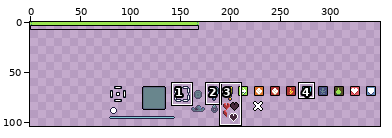
File history of a pixel-art file, android/assets/ase/ui.ase. The picture above shows the old version from afar; the outline marks the close-up.
Close-up. Before:
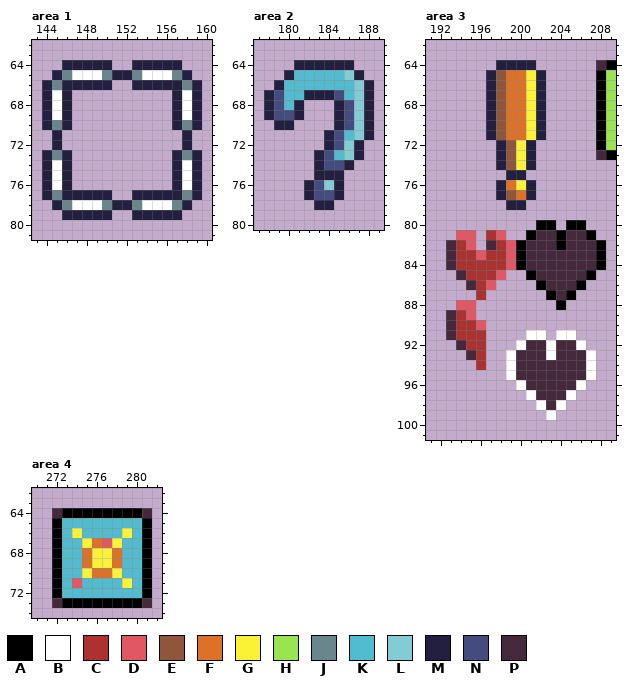
512x256 pixels, 1 frame. Shown: area 1: x 143..160, y 62..81; area 2: x 177..189, y 62..80; area 3: x 191..209, y 62..101; area 4: x 270..282, y 62..74. The wide view leaves out empty margins. The commit also changed other parts of the picture, which this record leaves out.
Palette (. is transparent): A #000000  B #ffffff  C #ac3232  D #e15763  E #8f563b  F #df7126  G #fbf236  H #99e550  J #69868d  K #51bbd0  L #84ccd5  M #221f41  N #444b7e  P #45283c
After:
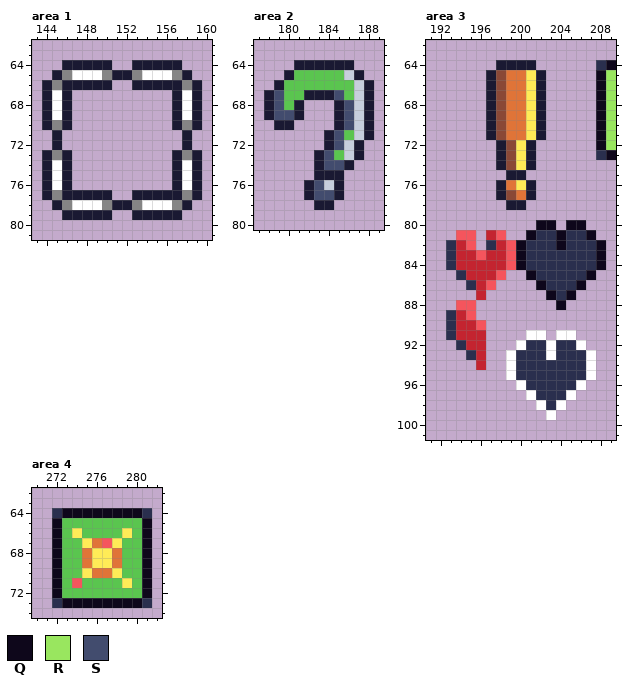
Colours new in this view: Q #0e071b  R #99e65f  S #424c6e
The edit:
{"colour":"C","old":"#ac3232","new":"#c42430"}
{"colour":"D","old":"#e15763","new":"#f5555d"}
{"colour":"E","old":"#8f563b","new":"#8a4836"}
{"colour":"F","old":"#df7126","new":"#e07438"}
{"colour":"G","old":"#fbf236","new":"#ffeb57"}
{"colour":"J","old":"#69868d","new":"#858585"}
{"colour":"K","old":"#51bbd0","new":"#5ac54f"}
{"colour":"L","old":"#84ccd5","new":"#c7cfdd"}
{"colour":"M","old":"#221f41","new":"#1a1932"}
{"colour":"P","old":"#45283c","new":"#2a2f4e"}
{"where": "area 2, layer \"ui/utils/hide sign\""}
{"y":67,"x":179,"old":"N","new":"S"}
{"y":67,"x":185,"old":"N","new":"S"}
{"y":68,"x":179,"old":"N","new":"S"}
{"y":68,"x":186,"old":"N","new":"S"}
{"y":69,"x":179,"old":"NN","new":"SS"}
{"y":69,"x":186,"old":"N","new":"S"}
{"y":70,"x":186,"old":"N","new":"S"}
{"y":71,"x":185,"old":"N","new":"S"}
{"y":72,"x":185,"old":"N","new":"S"}
{"y":73,"x":184,"old":"N","new":"S"}
{"y":74,"x":184,"old":"NN","new":"SS"}
{"y":76,"x":183,"old":"N","new":"S"}
{"y":77,"x":183,"old":"NN","new":"SS"}
{"where": "area 3, layers \"ui/heart_bg\", \"ui/buffs/speed buff\""}
{"y":64,"x":209,"old":"A","new":"Q"}
{"y":65,"x":208,"old":"AH","new":"QR"}
{"y":66,"x":208,"old":"AH","new":"QR"}
{"y":67,"x":208,"old":"AH","new":"QR"}
{"y":68,"x":208,"old":"AH","new":"QR"}
{"y":69,"x":208,"old":"AH","new":"QR"}
{"y":70,"x":208,"old":"AH","new":"QR"}
{"y":71,"x":208,"old":"AH","new":"QR"}
{"y":72,"x":208,"old":"AH","new":"QR"}
{"y":73,"x":209,"old":"A","new":"Q"}
{"y":80,"x":202,"old":"AA","new":"QQ"}
{"y":80,"x":205,"old":"AA","new":"QQ"}
{"y":81,"x":201,"old":"A","new":"Q"}
{"y":81,"x":204,"old":"A","new":"Q"}
{"y":81,"x":207,"old":"A","new":"Q"}
{"y":82,"x":200,"old":"A","new":"Q"}
{"y":82,"x":204,"old":"A","new":"Q"}
{"y":82,"x":208,"old":"A","new":"Q"}
{"y":83,"x":200,"old":"A","new":"Q"}
{"y":83,"x":208,"old":"A","new":"Q"}
{"y":84,"x":200,"old":"A","new":"Q"}
{"y":84,"x":208,"old":"A","new":"Q"}
{"y":85,"x":201,"old":"A","new":"Q"}
{"y":85,"x":207,"old":"A","new":"Q"}
{"y":86,"x":202,"old":"A","new":"Q"}
{"y":86,"x":206,"old":"A","new":"Q"}
{"y":87,"x":203,"old":"A","new":"Q"}
{"y":87,"x":205,"old":"A","new":"Q"}
{"y":88,"x":204,"old":"A","new":"Q"}
{"where": "area 4, layer \"ui/buffs/sun buff\""}
{"y":64,"x":273,"old":"AAAAAAAA","new":"QQQQQQQQ"}
{"y":65,"x":272,"old":"A","new":"Q"}
{"y":65,"x":281,"old":"A","new":"Q"}
{"y":66,"x":272,"old":"A","new":"Q"}
{"y":66,"x":281,"old":"A","new":"Q"}
{"y":67,"x":272,"old":"A","new":"Q"}
{"y":67,"x":281,"old":"A","new":"Q"}
{"y":68,"x":272,"old":"A","new":"Q"}
{"y":68,"x":281,"old":"A","new":"Q"}
{"y":69,"x":272,"old":"A","new":"Q"}
{"y":69,"x":281,"old":"A","new":"Q"}
{"y":70,"x":272,"old":"A","new":"Q"}
{"y":70,"x":281,"old":"A","new":"Q"}
{"y":71,"x":272,"old":"A","new":"Q"}
{"y":71,"x":281,"old":"A","new":"Q"}
{"y":72,"x":272,"old":"A","new":"Q"}
{"y":72,"x":281,"old":"A","new":"Q"}
{"y":73,"x":273,"old":"AAAAAAAA","new":"QQQQQQQQ"}
